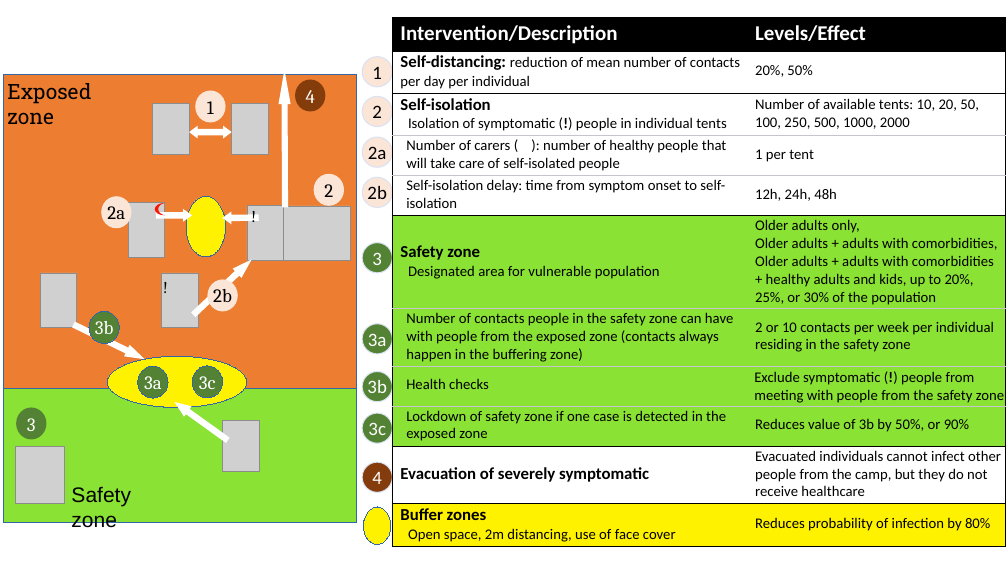
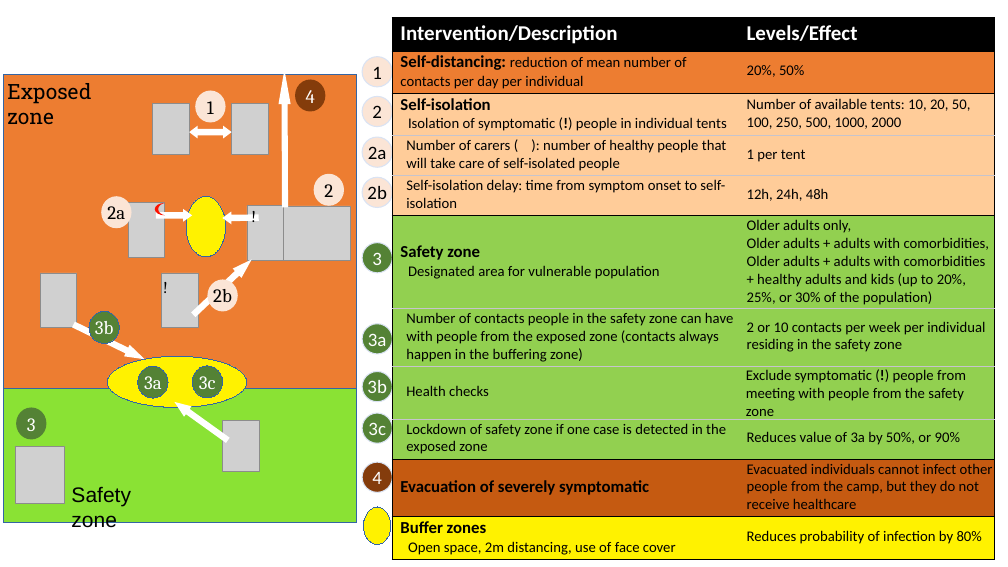
Before and after one commit to crowdfightcovid19/req-550-Syria, a slide deck: slide 4 of manuscripts/diagrams/diagrams_interventions_JV_LDT_JV.pptx. Drawn at 1008x567 pixels with LibreOffice and Linux fonts; fonts in the diff are those of the drawing; grey boxes stand for pictures; background and template pictures are left out. Boxes give left, top, right and bottom in pixels: in the first picture for what was removed or moved away, otherwise in the second. Text is boxed around its words. In the diff, an @@ line names an element or a change of style, - is before the commit and + after.

```diff
--- a/manuscripts/diagrams/diagrams_interventions_JV_LDT_JV.pptx
+++ b/manuscripts/diagrams/diagrams_interventions_JV_LDT_JV.pptx
@@ table at [392, 18, 995, 560] @@
-row 6, column 2: Older adults only, / Older adults + adults with comorbidities, Older adults + adults with comorbidities + healthy adults and kids, up to 20%, 25%, or 30% of the population
+row 6, column 2: Older adults only, / Older adults + adults with comorbidities, Older adults + adults with comorbidities + healthy adults and kids (up to 20%, 25%, or 30% of the population)
-row 9, column 2: Reduces value of 3b by 50%, or 90%
+row 9, column 2: Reduces value of 3a by 50%, or 90%
@@ fill none to #ED7D31 in row 2 @@
@@ fill none to #FFCC99 in 6 cells @@
@@ fill #8AE234 to #92D050 in 8 cells @@
@@ fill none to #C55A11 in row 10 @@
@@ table: place and size @@
-table at [392, 18, 1006, 547]
+table at [392, 18, 995, 560]
```
Also in this commit, not shown: 1 other slide changed, 7 other files.
